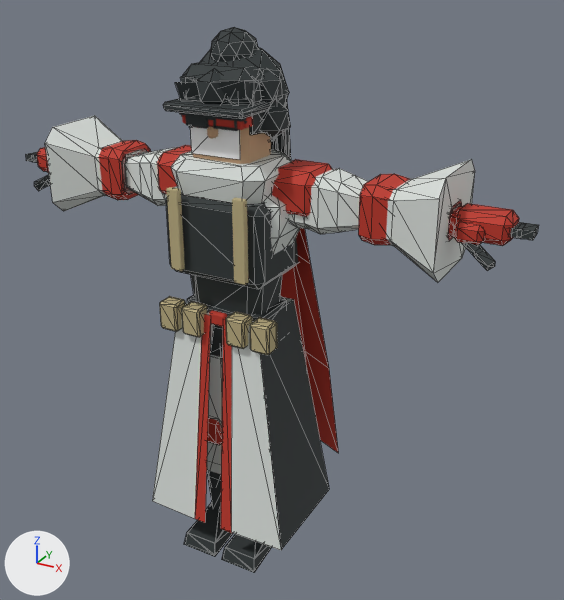
One commit to the glTF model public/models/modular-hero/modular-hero.glb: the scene before it, then after it.
Both versions are drawn from a 50 mm lens placed at (1.37, -2.15, 2.16), pointed at (0.11, 0.14, 1.02). The axes (+X, +Y, +Z) are drawn at lower left. The lights are the same throughout. The older version comes first. Mesh edges are drawn as thin lines on the coarser meshes.

The first picture shows 'module.arms.suit', 'module.cape.accent', 'module.collar.suit', 'module.gauntlets.accent', 'module.hair.dark.afro', 'module.pouches.metal', 'module.robe.accent', 'module.robe.dark', 'module.robe.suit', 'module.shoulders.accent', 'module.sleeves.suit', 'module.vest.dark' and 25 more.
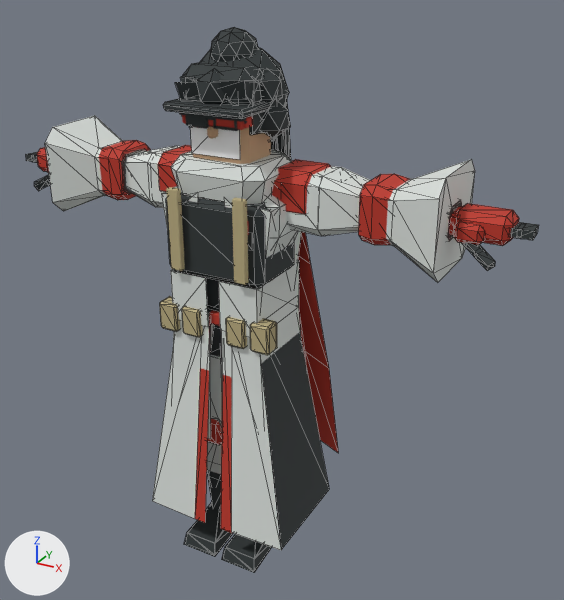
What differs and where, as boxes (x1, y1, x2, y2) in the pictures (564 x 600 px):
'module.coat.suit', added
    after: (123, 146, 461, 452)
'module.arms.suit', unchanged, covered by the edit
    before: (125, 147, 368, 234)
'module.torso.dark', unchanged, covered by the edit
    before: (191, 273, 283, 314)
    after: (206, 278, 228, 308)

The change, as a list of edits to the scene's bpy script:
```text
Add me_coat_front_l:
    me_coat_front_l.from_pydata(...)  # 150 vertices, 222 faces; spans x -0.74..0.74, y -0.161..0.168, z 0.55..1.54
    me_coat_front_l.materials.append(mat_suit)  # light grey #dde2de
Add ob_module_coat_suit:
    ob_module_coat_suit = bpy.data.objects.new('module.coat.suit', me_coat_front_l)
    ob_module_coat_suit.location = (0.0, 0.0, 0.0)
```
